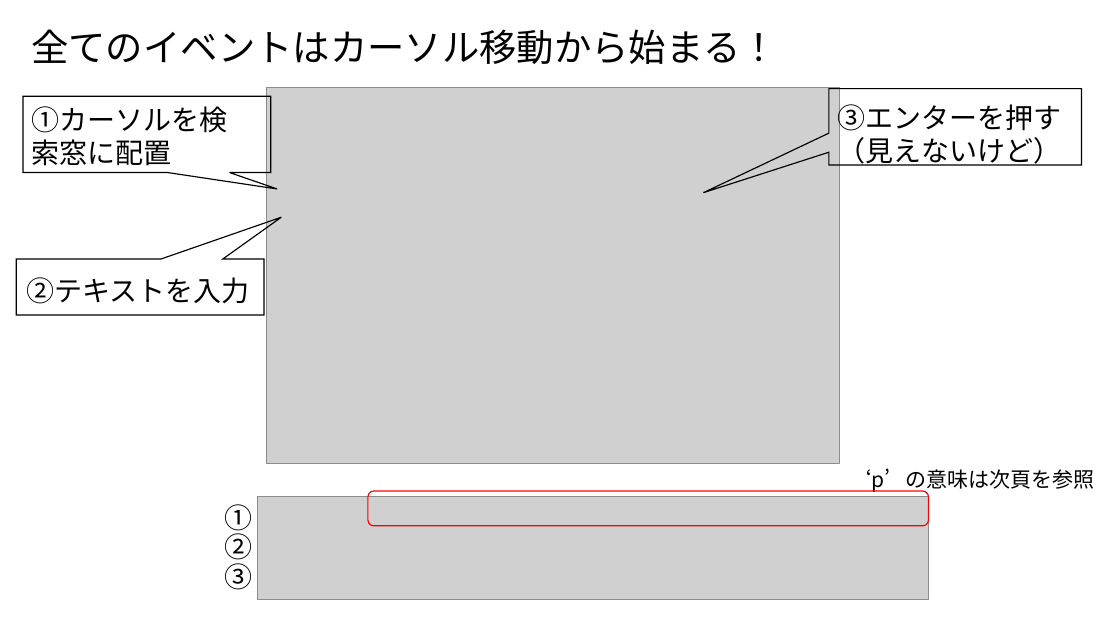
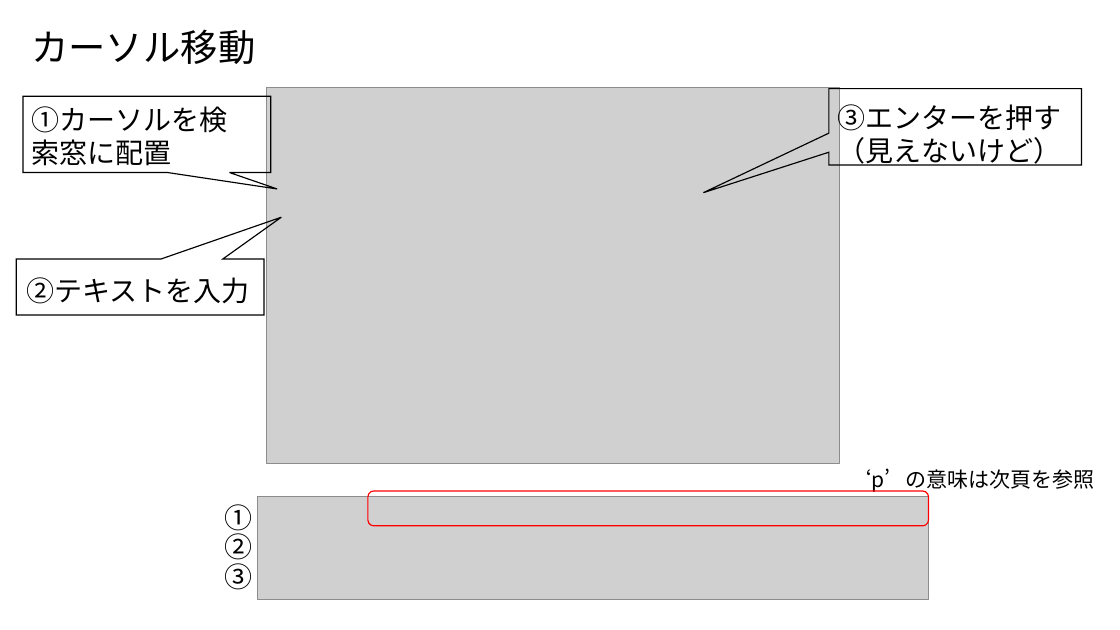
Before and after one commit to ueharaLab/bigdata7_selenium, a slide deck: slide 23 of bigdata6_selenium.pptx. Drawn at 1120x630 pixels with LibreOffice and Linux fonts; fonts in the diff are those of the drawing; grey boxes stand for pictures. Boxes give left, top, right and bottom in pixels: in the first picture for what was removed or moved away, otherwise in the second. Text is boxed around its words. In the diff, an @@ line names an element or a change of style, - is before the commit and + after.

```diff
--- a/bigdata6_selenium.pptx
+++ b/bigdata6_selenium.pptx
@@ text at box(31, 29, 255, 64): text changed @@
-全てのイベントはカーソル移動から始まる！
+カーソル移動
```
Also in this commit, not shown: 1 other slide changed, 3 other files.
